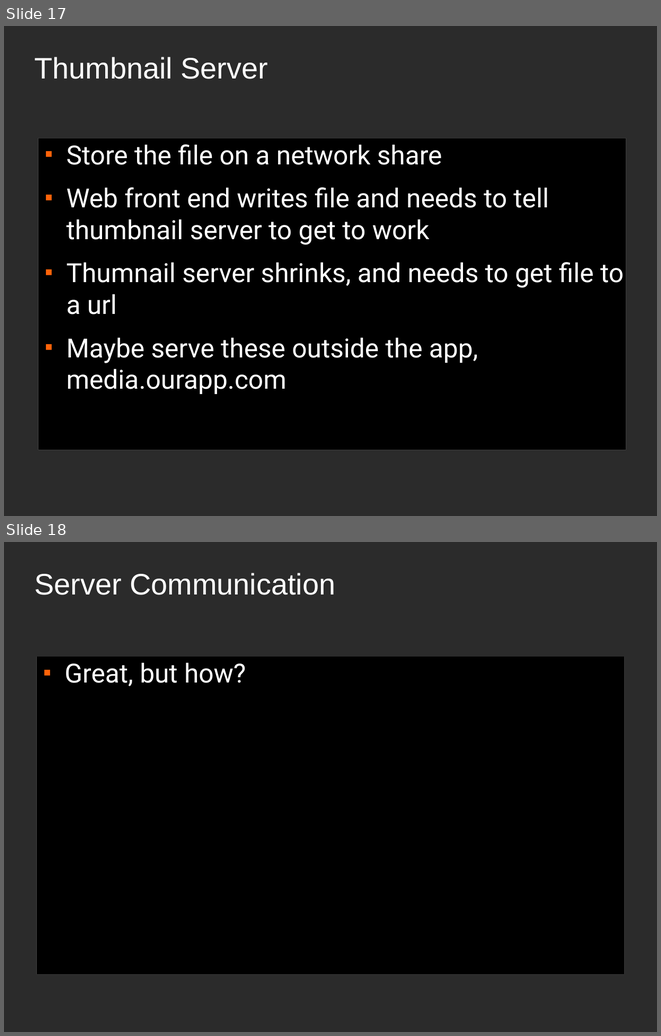
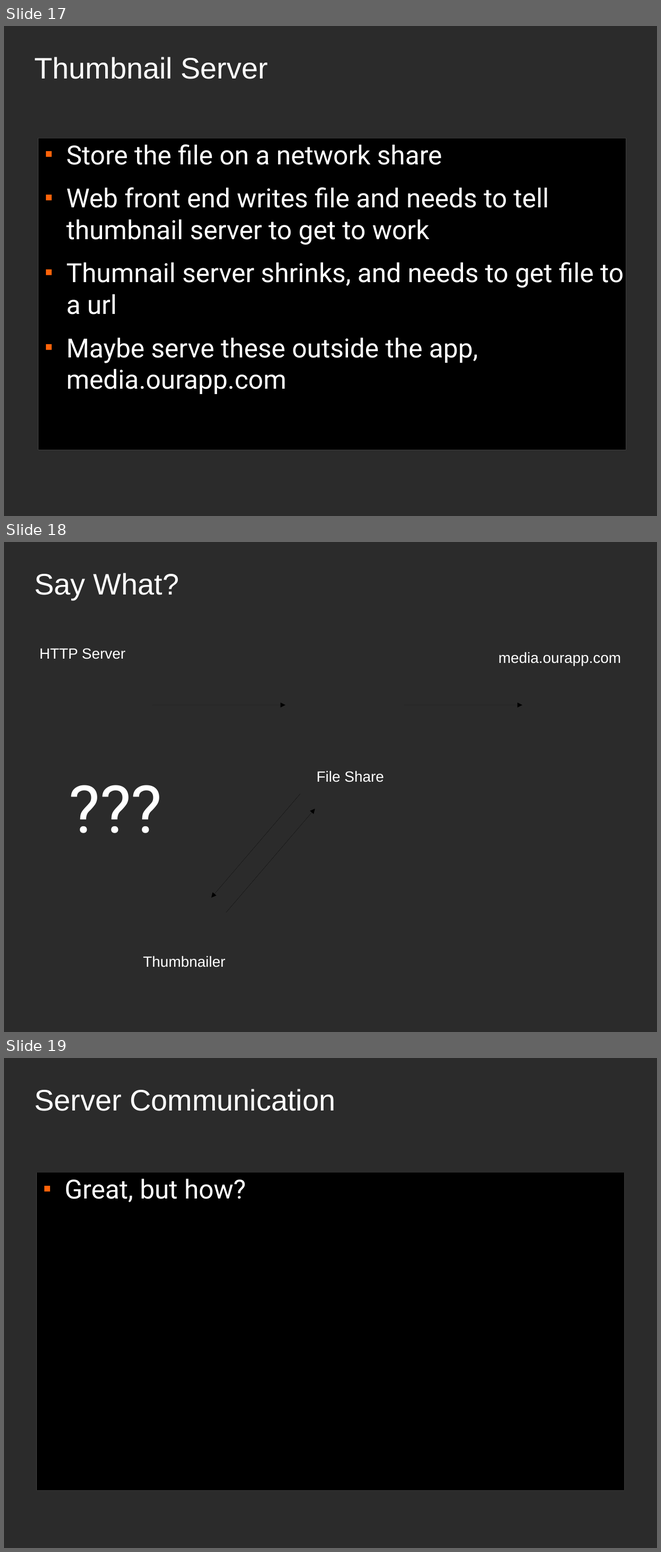
Before and after one commit to mitechie/celerytalk, a slide deck: headshrinker/codemash.odp. Shown one above the other, each under a label of ours: slides 17 and 18 before the commit, slides 17, 18 and 19 after it. The pictures are 661x1036 and 661x1552 pixels, drawn with LibreOffice and Linux fonts; fonts in the diff are those of the drawing; background and template pictures are left out; a plain dark background stands for a picture behind light text. Boxes give left, top, right and bottom in pixels: in the first picture for what was removed or moved away, otherwise in the second. Text is boxed around its words. In the diff, an @@ line names an element or a change of style, - is before the commit and + after.

```diff
--- a/headshrinker/codemash.odp
+++ b/headshrinker/codemash.odp
@@ slide 18 added at bbox=[4, 542, 657, 1032], background picture (left out) @@
@@ title added at bbox=[34, 573, 179, 600], 36 pt, text #FFFFFF @@
+Say What?
@@ text added at bbox=[40, 648, 125, 659], 18 pt, text #FFFFFF @@
+HTTP Server
@@ text added at bbox=[498, 652, 621, 666], 18 pt, text #FFFFFF @@
+media.ourapp.com
@@ arrow added from (152, 705) to (285, 705), #000000 0 pt @@
@@ arrow added from (404, 705) to (522, 705), #000000 0 pt @@
@@ text added at bbox=[63, 764, 196, 859], 80 pt, text #FFFFFF @@
+???
@@ text added at bbox=[317, 770, 384, 782], 18 pt, text #FFFFFF @@
+File Share
@@ arrow added from (300, 794) to (211, 898), #000000 0 pt @@
@@ arrow added from (226, 912) to (315, 809), #000000 0 pt @@
@@ text added at bbox=[143, 955, 225, 967], 18 pt, text #FFFFFF @@
+Thumbnailer
@@ what was slide 18 is now slide 19 @@
```
Also in this commit, not shown: 9 slides changed, 1 other slide added, 6 other files.
